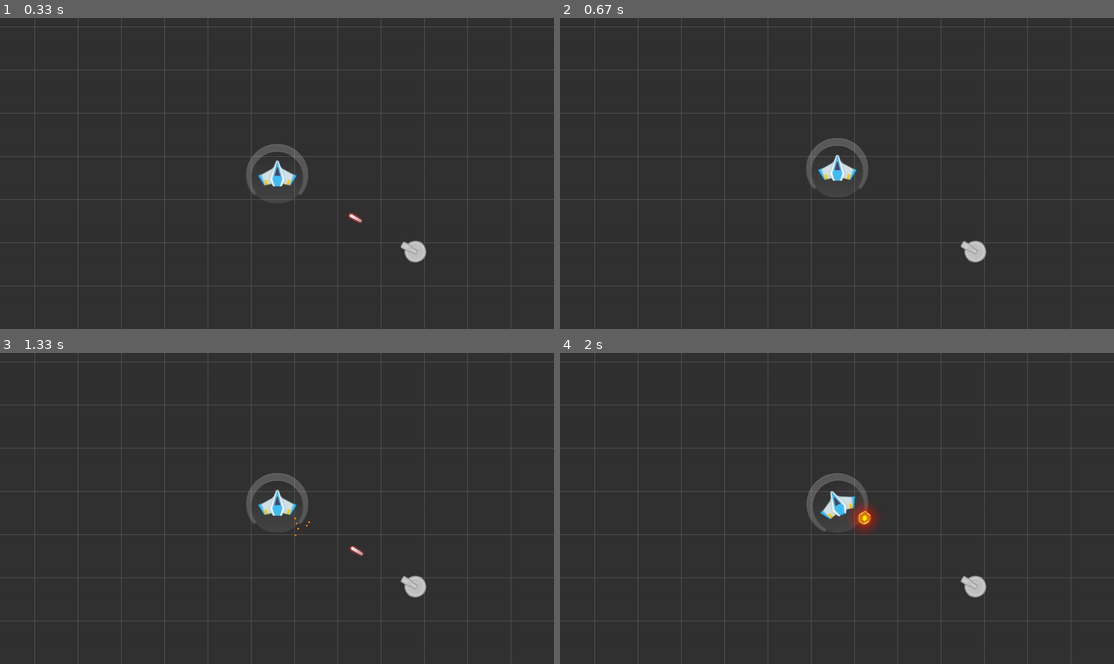
Above: before the commit, frames 1-4 (two rows, left to right).
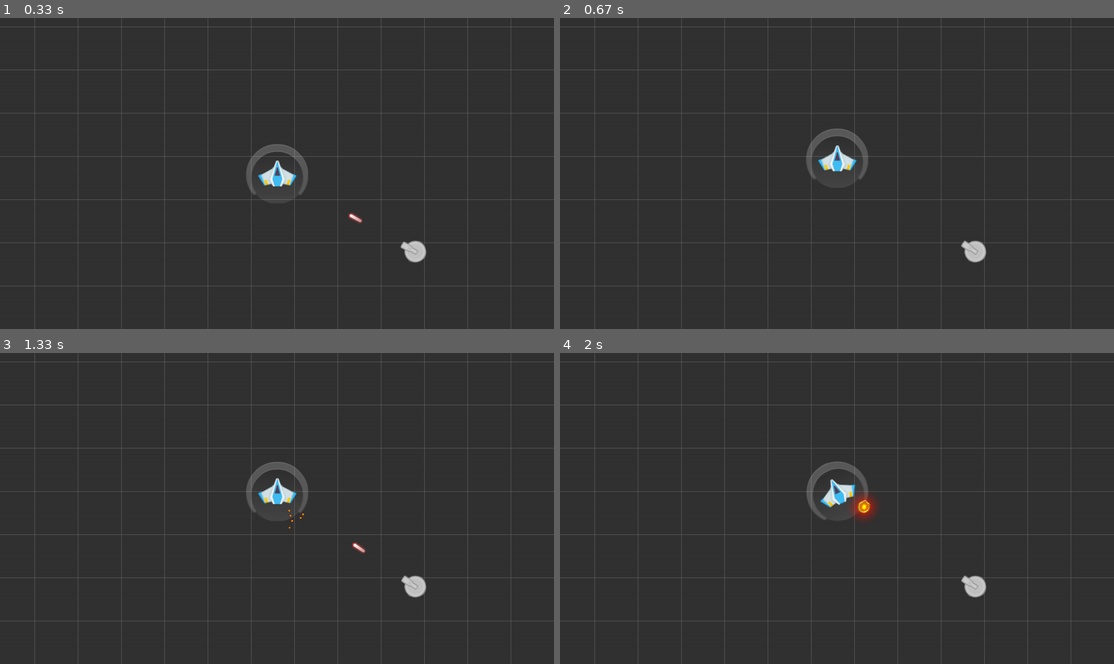
Above: after the commit, the same moments.

Repository: genericprogrammerdude/pygamengn
Game: pygame game, started from main.py
The game is run twice, just before and just after one commit, with the same random seed, the same clock (stepped at 60 frames per second) and the same inputs.
Inputs:
- Up to frame 1 (0.33 s): no input
- Up to frame 2 (0.67 s): tap E at 0.33 s
- Up to frame 3 (1.33 s): no input
- Up to frame 4 (2 s): hold S from 1.67 s (still down); tap F at 1.73 s

Frame 1 is identical in both runs. In frame 2, 1.1% of the frame differs, in the area x 44-74%, y 35-75%; in frame 3, 1.3%; in frame 4, 1.7%, in the area x 44-77%, y 34-78%.

Commit message:
Minor enhancements to Ship and Projectile.

Diff:
--- a/GameEngine/projectile.py
+++ b/GameEngine/projectile.py
@@ -7,9 +7,9 @@
 
 class Projectile(GameObject):
 
-    def __init__(self, image, velocity_decay_factor=1.0, explosion_atlas=None, enemies=None, damage=10):
+    def __init__(self, image, explosion_atlas=None, enemies=None, damage=10):
         super().__init__(image)
-        self.mover = MoverVelocity(velocity_decay_factor)
+        self.mover = MoverVelocity(1.0)
         self.explosion_atlas = explosion_atlas
         self.enemies = enemies
         self.damage = damage
--- a/GameEngine/ship.py
+++ b/GameEngine/ship.py
@@ -1,11 +1,12 @@
 from game_object import GameObject
 from mover import MoverVelocity
+from projectile import Projectile
 
 
 class Ship(GameObject):
     """Space ship game object."""
 
-    def __init__(self, image, velocity_decay_factor=1.0):
+    def __init__(self, image, velocity_decay_factor):
         super().__init__(image)
         self.mover = MoverVelocity(velocity_decay_factor)
 
@@ -17,5 +18,19 @@
         super().update(delta)
 
     def set_velocity(self, velocity):
-        """Sets the ship's velocity in screen units per second."""
+        """Sets the ship's velocity."""
         self.mover.set_velocity(velocity)
+
+    def fire(self):
+        """Fires a Projectile at the target."""
+        projectile = Projectile(self.projectile_image, enemies=self.enemies, explosion_atlas=self.explosion_atlas)
+        projectile.set_pos(self.pos)
+        projectile.set_heading(self.heading)
+        projectile.transform()
+        projectile.set_velocity(500)
+
+        group = self.groups()[0]
+        group.add(projectile)
+        group.move_to_back(projectile)
+
+        self.time_since_last_fire = 0
--- a/main.py
+++ b/main.py
@@ -37,7 +37,7 @@
     screen_rect = screen.get_rect()
 
     # Create player
-    player = Ship(ship_image, 0.5)
+    player = Ship(ship_image, 0.9)
     player.set_pos(pygame.Vector2(screen_rect.width / 2.0, screen_rect.height / 2.0))
     player.set_scale(0.8)
     linear_velocity = 200.0
